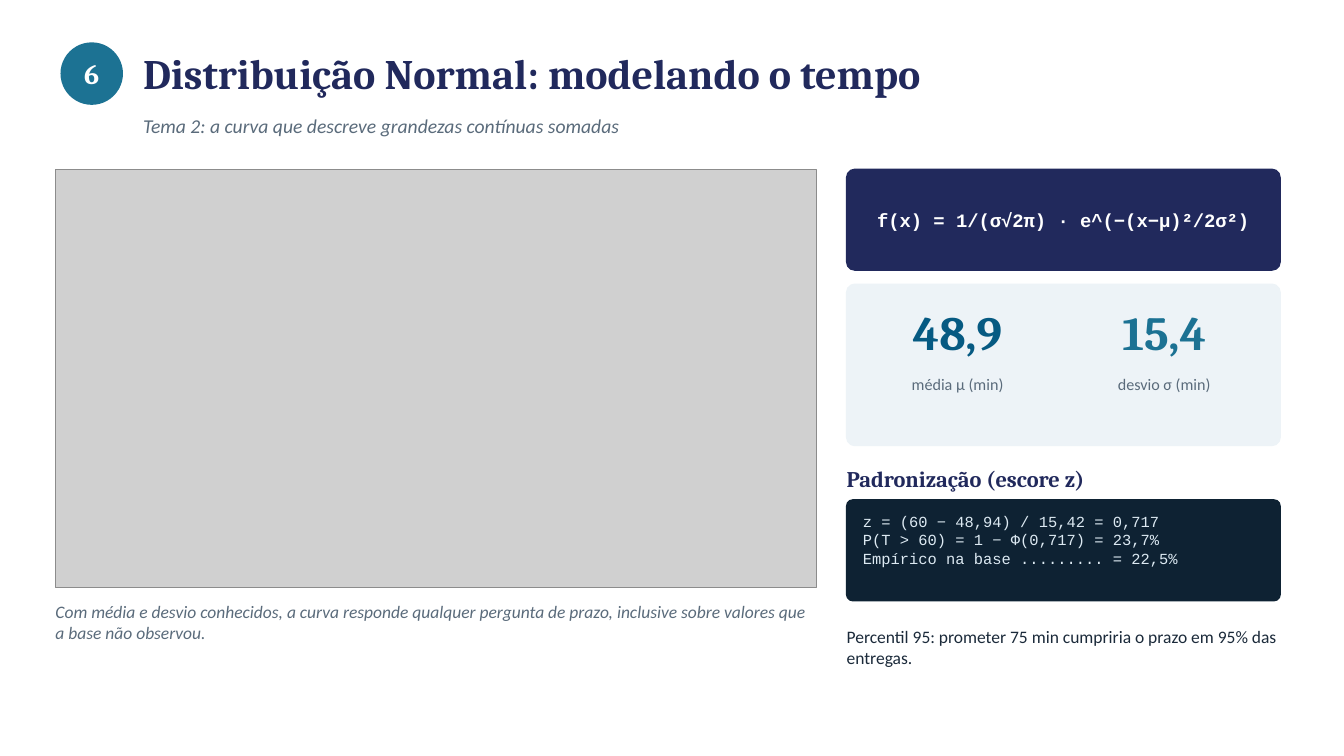
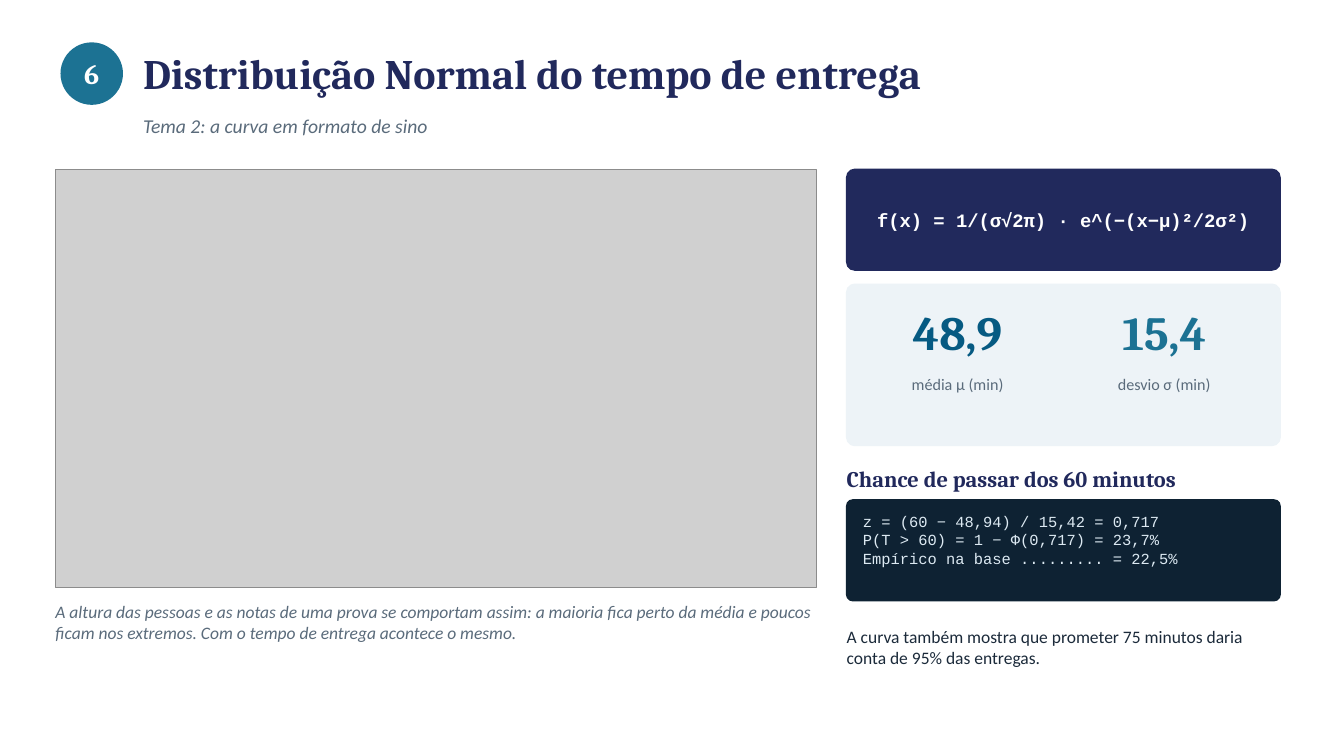
Before and after one commit to susuelen153-design/Projeto-Python, a slide deck: slide 7 of checkpoint4/apresentacao_cp4.pptx. Drawn at 1344x756 pixels with LibreOffice and Linux fonts; fonts in the diff are those of the drawing; grey boxes stand for pictures. Boxes give left, top, right and bottom in pixels: in the first picture for what was removed or moved away, otherwise in the second. Text is boxed around its words. In the diff, an @@ line names an element or a change of style, - is before the commit and + after.

```diff
--- a/checkpoint4/apresentacao_cp4.pptx
+++ b/checkpoint4/apresentacao_cp4.pptx
@@ text at bbox=[143, 60, 921, 99]: text changed @@
-Distribuição Normal: modelando o tempo
+Distribuição Normal do tempo de entrega
@@ text at bbox=[143, 119, 427, 136]: text changed @@
-Tema 2: a curva que descreve grandezas contínuas somadas
+Tema 2: a curva em formato de sino
@@ text at bbox=[847, 471, 1175, 492]: text changed @@
-Padronização (escore z)
+Chance de passar dos 60 minutos
@@ text at bbox=[55, 606, 811, 642]: text changed @@
-Com média e desvio conhecidos, a curva responde qualquer pergunta de prazo, inclusive sobre valores que a base não observou.
+A altura das pessoas e as notas de uma prova se comportam assim: a maioria fica perto da média e poucos ficam nos extremos. Com o tempo de entrega acontece o mesmo.
@@ text at bbox=[847, 631, 1243, 667]: text changed @@
-Percentil 95: prometer 75 min cumpriria o prazo em 95% das entregas.
+A curva também mostra que prometer 75 minutos daria conta de 95% das entregas.
```
Also in this commit, not shown: 10 other slides changed, 4 other files.
